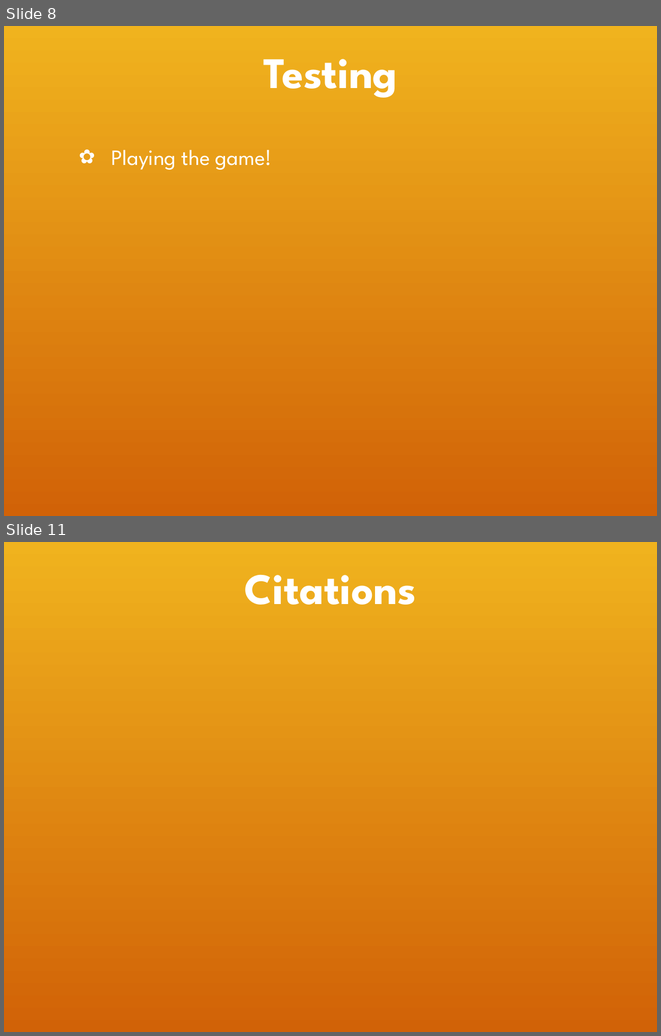
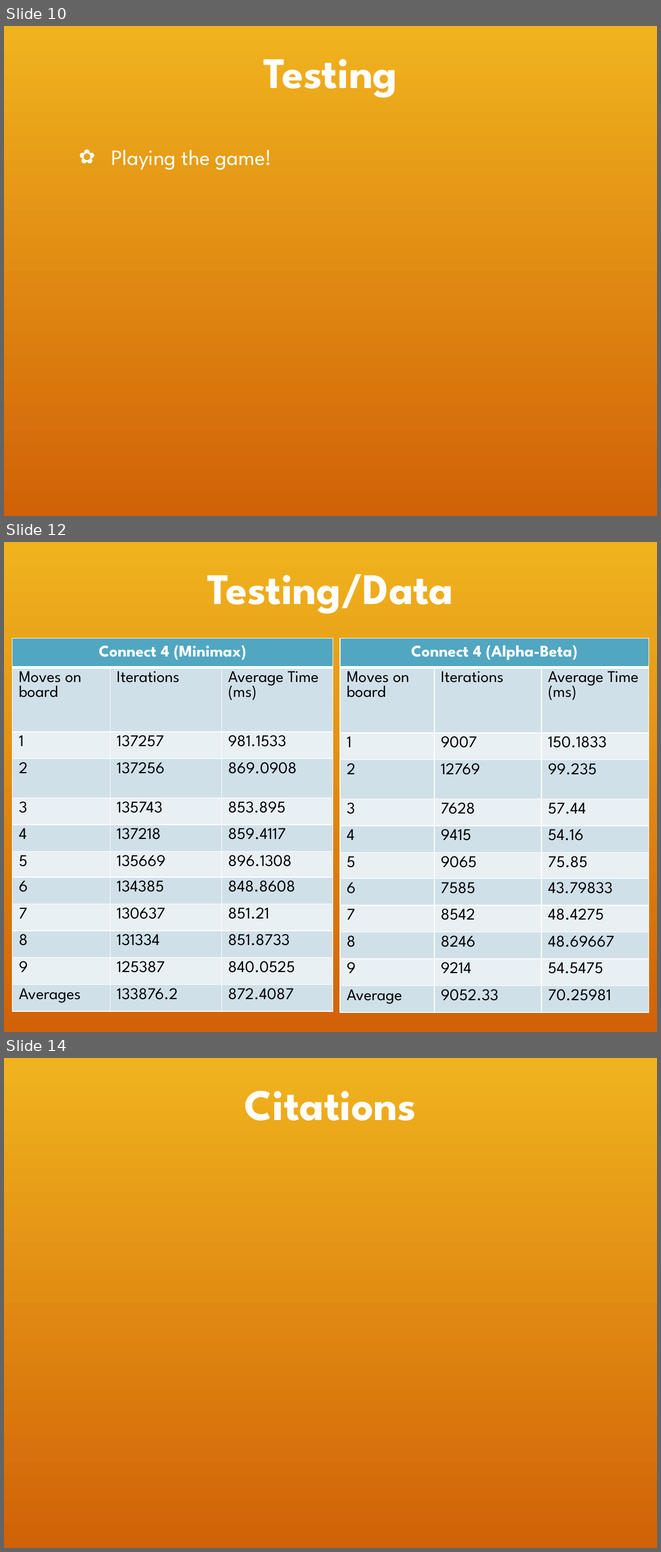
Before and after one commit to dextercarlmiller/Senior-Project, a slide deck: files/Sr preso (1).pptx. Shown one above the other, each under a label of ours: slides 8 and 11 before the commit, slides 10, 12 and 14 after it; the slides between them are not shown. The pictures are 661x1036 and 661x1552 pixels, drawn with LibreOffice and Linux fonts; fonts in the diff are those of the drawing; background and template pictures are left out. Boxes give left, top, right and bottom in pixels: in the first picture for what was removed or moved away, otherwise in the second. Text is boxed around its words. In the diff, an @@ line names an element or a change of style, - is before the commit and + after.

```diff
--- a/files/Sr preso (1).pptx
+++ b/files/Sr preso (1).pptx
@@ slide 12 added at [4, 542, 657, 1032], background picture (left out) @@
@@ title added at [207, 574, 453, 614], 48 pt, text #FFFFFF, bold @@
+Testing/Data
@@ table added at [12, 638, 334, 1012], 12 rows, 3 columns @@
+Connect 4 (Minimax) |  | 
+Moves on board | Iterations | Average Time / (ms)
+1 | 137257 | 981.1533
+2 | 137256 | 869.0908
+3 | 135743 | 853.895
+4 | 137218 | 859.4117
+5 | 135669 | 896.1308
+6 | 134385 | 848.8608
+7 | 130637 | 851.21
+8 | 131334 | 851.8733
+9 | 125387 | 840.0525
+Averages | 133876.2 | 872.4087
@@ table added at [340, 638, 648, 1012], 12 rows, 3 columns @@
+Connect 4 (Alpha-Beta) |  | 
+Moves on board | Iterations | Average Time / (ms)
+1 | 9007 | 150.1833
+2 | 12769 | 99.235
+3 | 7628 | 57.44
+4 | 9415 | 54.16
+5 | 9065 | 75.85
+6 | 7585 | 43.79833
+7 | 8542 | 48.4275
+8 | 8246 | 48.69667
+9 | 9214 | 54.5475
+Average | 9052.33 | 70.25981
@@ what was slide 8 is now slide 10 @@
@@ what was slide 11 is now slide 14 @@
```
Also in this commit, not shown: 3 slides changed, 2 other slides added, 6 other files.
